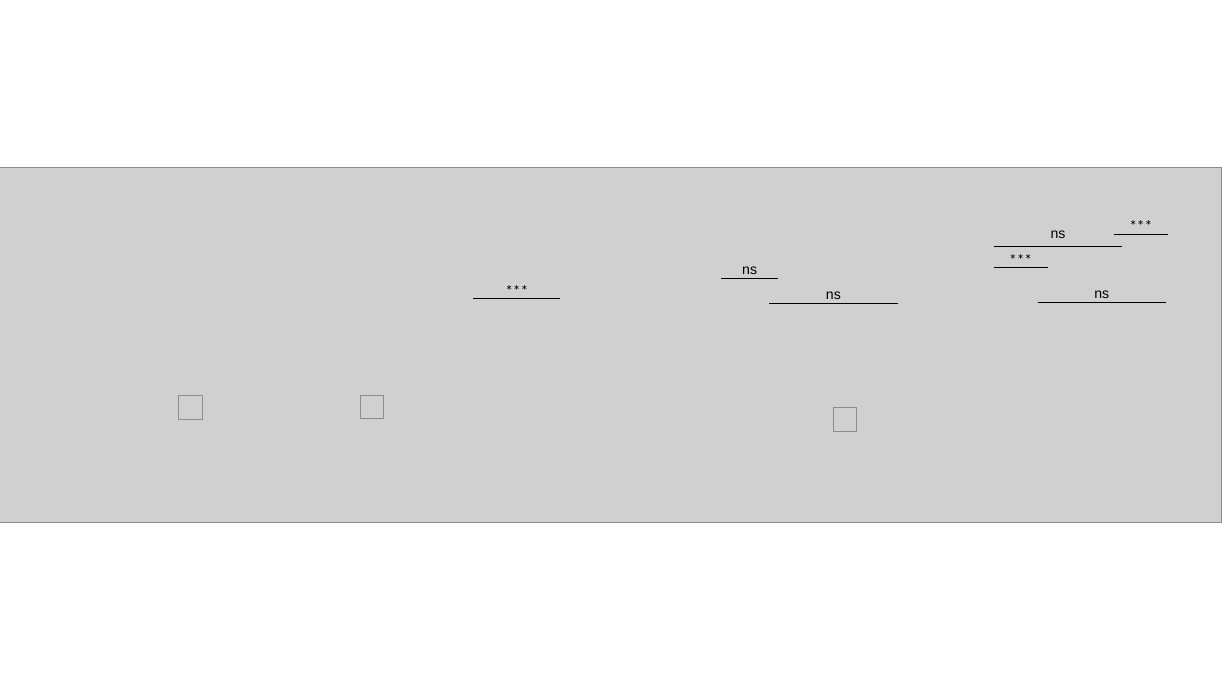
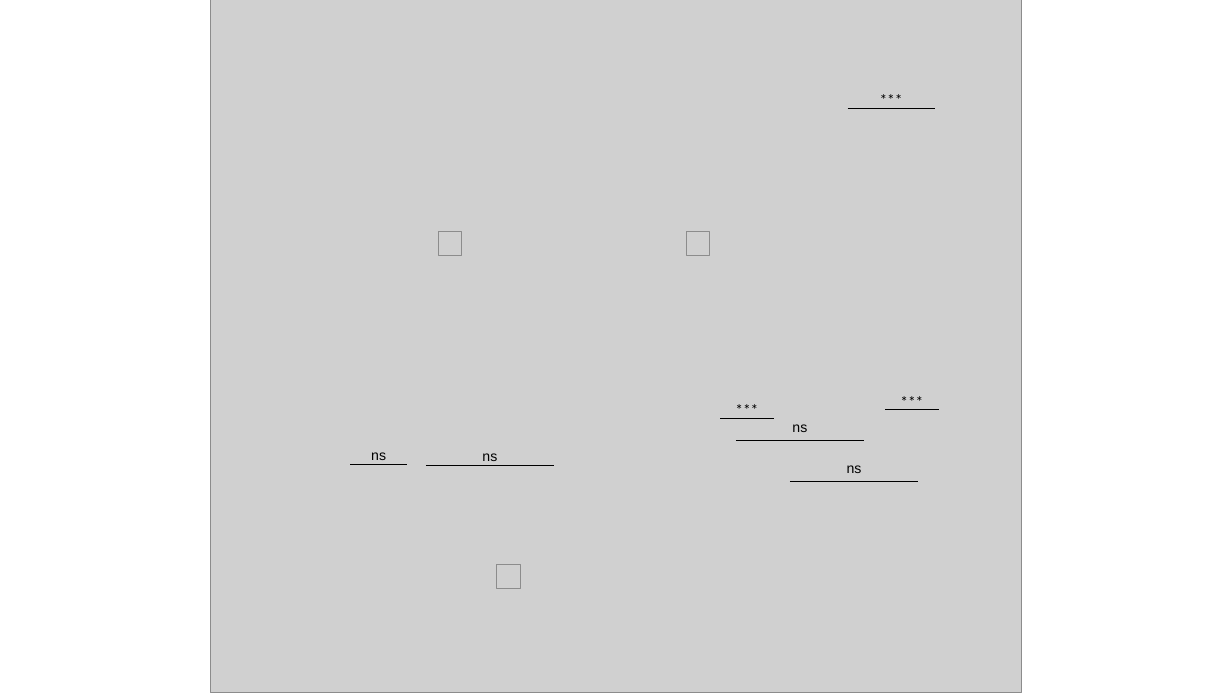
Before and after one commit to bisesi/Host-Ecology-and-Host-Range, a slide deck: slide 1 of figures/final-figs/imgs/figure-4-5-sig.pptx (slide 2 before the commit). Drawn at 1232x693 pixels with LibreOffice and Linux fonts; fonts in the diff are those of the drawing; grey boxes stand for pictures. Boxes give left, top, right and bottom in pixels: in the first picture for what was removed or moved away, otherwise in the second. Text is boxed around its words. In the diff, an @@ line names an element or a change of style, - is before the commit and + after.

```diff
--- a/figures/final-figs/imgs/figure-4-5-sig.pptx
+++ b/figures/final-figs/imgs/figure-4-5-sig.pptx
@@ picture: place and size @@
-picture at bbox=[0, 167, 1222, 523]
+picture at bbox=[211, 0, 1022, 693]
@@ text "***": place and size @@
-text "***" at bbox=[485, 276, 550, 304]
+text "***" at bbox=[860, 86, 924, 114]
@@ line moved from (473, 299) - (560, 299) to (848, 108) - (934, 108) @@
@@ picture: place and size @@
-picture at bbox=[178, 396, 202, 420]
+picture at bbox=[438, 231, 462, 255]
@@ picture: place and size @@
-picture at bbox=[360, 396, 384, 420]
+picture at bbox=[687, 231, 711, 255]
@@ text "***": place and size @@
-text "***" at bbox=[1117, 212, 1165, 239]
+text "***" at bbox=[889, 387, 936, 415]
@@ line moved from (994, 267) - (1048, 267) to (720, 419) - (775, 419) @@
@@ text "***": place and size @@
-text "***" at bbox=[997, 245, 1044, 273]
+text "***" at bbox=[724, 396, 771, 424]
@@ text "ns": place and size @@
-text "ns" at bbox=[826, 291, 841, 299]
+text "ns" at bbox=[792, 424, 807, 432]
@@ line moved from (1115, 234) - (1168, 234) to (885, 409) - (939, 409) @@
@@ text "ns": place and size @@
-text "ns" at bbox=[742, 266, 757, 274]
+text "ns" at bbox=[371, 452, 386, 460]
@@ text "ns": place and size @@
-text "ns" at bbox=[1094, 290, 1109, 298]
+text "ns" at bbox=[482, 453, 497, 461]
@@ line moved from (769, 303) - (897, 303) to (736, 440) - (864, 440) @@
@@ line moved from (722, 278) - (778, 278) to (350, 464) - (407, 464) @@
@@ line moved from (1038, 302) - (1166, 302) to (426, 465) - (555, 465) @@
@@ text "ns": place and size @@
-text "ns" at bbox=[1051, 230, 1066, 238]
+text "ns" at bbox=[847, 465, 862, 473]
@@ line moved from (994, 246) - (1123, 246) to (790, 482) - (919, 482) @@
@@ picture: place and size @@
-picture at bbox=[834, 409, 858, 433]
+picture at bbox=[496, 565, 520, 589]
```
Also in this commit, not shown: 1 other slide changed, 1 slide removed, 55 other files.
